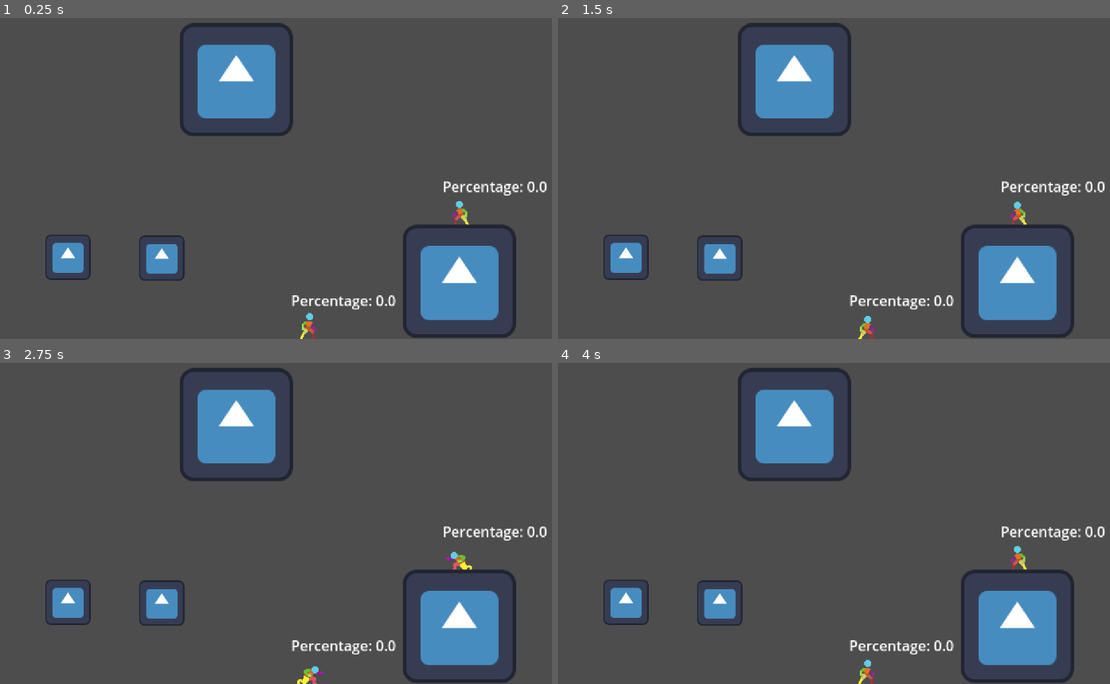
Above: before the commit, frames 1-4 (two rows, left to right).
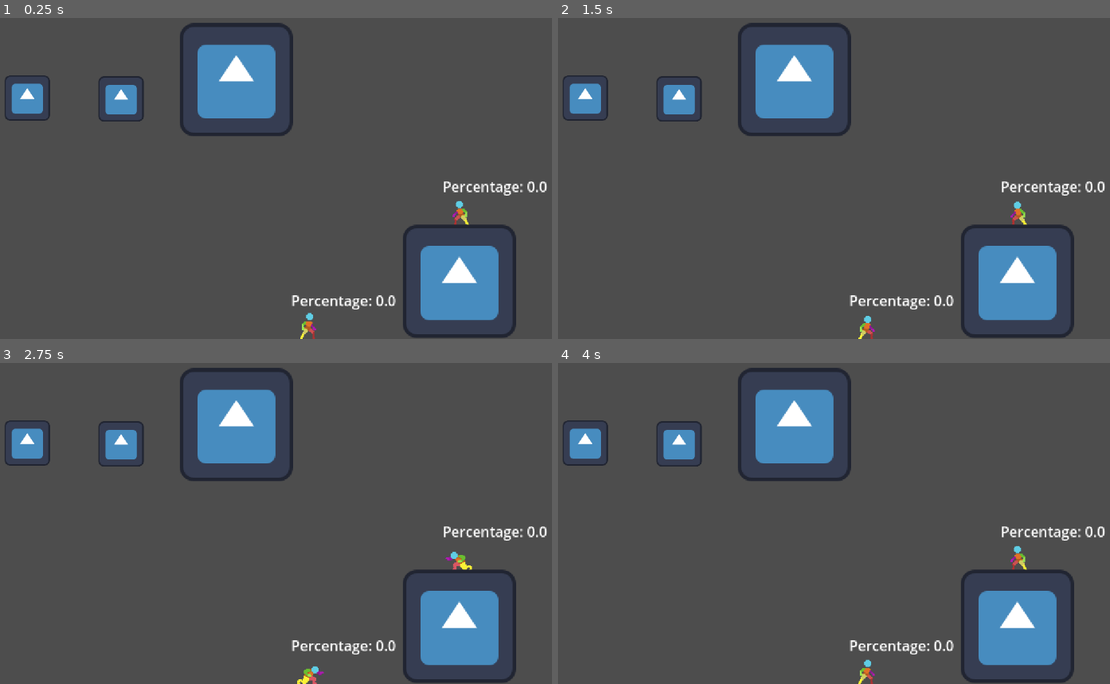
Above: after the commit, the same moments.

Repository: Super-Chess-Bros-Studios/Super-Chess-Bros
Game: Godot game, scene res://scenes/main/main.tscn
Two runs of this game, one before a commit and one after it. Both use one fixed random seed, a clock stepped at 60 frames per second and the inputs below. The engine's default icon, where the game draws it, is replaced by a stand-in: a white triangle on a blue panel in a dark square.
Inputs:
- Up to frame 1 (0.25 s): no input
- Up to frame 2 (1.5 s): tap Enter (ui_accept) at 0.5, 0.77, 1.25 s; hold Up (ui_up) from 0.53 s (still down)
- Up to frame 3 (2.75 s): tap Enter (ui_accept) at 1.52, 2 s; release Up (ui_up) at 2.03 s; hold Down (ui_down) from 2.03 s (still down)
- Up to frame 4 (4 s): tap Enter (ui_accept) at 2.75, 3.02, 3.77 s; release Down (ui_down) at 2.78 s; hold Up (ui_up) from 2.78 s (still down)

The runs differ from the first frame. In frame 1, 2.8% of the frame differs, in the area x 0-34%, y 17-82%; in frame 2, 2.8%; in frame 3, 2.8%; in frame 4, 2.8%.

Commit message:
hitfreeze on attacker. try it, it feels GOOD

Diff:
--- a/Scenes/testScene.tscn
+++ b/Scenes/testScene.tscn
@@ -70,7 +70,7 @@
 shape = SubResource("RectangleShape2D_3sglg")
 
 [node name="EvilHitbox" type="Sprite2D" parent="."]
-position = Vector2(-236.4, -92.4)
+position = Vector2(-282.4, -272.4)
 scale = Vector2(0.4, 0.4)
 texture = ExtResource("2_i052m")
 
@@ -88,7 +88,7 @@
 shape = SubResource("RectangleShape2D_sj726")
 
 [node name="EvilHitbox2" type="Sprite2D" parent="."]
-position = Vector2(-130.4, -91.4)
+position = Vector2(-176.4, -271.4)
 scale = Vector2(0.4, 0.4)
 texture = ExtResource("2_i052m")
 
--- a/scenes/characters/Test_Char.tscn
+++ b/scenes/characters/Test_Char.tscn
@@ -619,10 +619,10 @@
 tracks/2/interp = 1
 tracks/2/loop_wrap = true
 tracks/2/keys = {
-"times": PackedFloat32Array(0, 0.1, 0.2, 0.3, 0.4, 0.5, 0.6),
-"transitions": PackedFloat32Array(1, 1, 1, 1, 1, 1, 1),
-"update": 1,
-"values": [0, 1, 2, 3, 4, 5, 6]
+"times": PackedFloat32Array(0, 0.1, 0.2, 0.3),
+"transitions": PackedFloat32Array(1, 1, 1, 1),
+"update": 1,
+"values": [0, 4, 5, 6]
 }
 tracks/3/type = "method"
 tracks/3/imported = false
@@ -631,7 +631,7 @@
 tracks/3/interp = 1
 tracks/3/loop_wrap = true
 tracks/3/keys = {
-"times": PackedFloat32Array(0.7),
+"times": PackedFloat32Array(0.5),
 "transitions": PackedFloat32Array(1),
 "values": [{
 "args": [],
@@ -645,7 +645,7 @@
 tracks/4/interp = 1
 tracks/4/loop_wrap = true
 tracks/4/keys = {
-"times": PackedFloat32Array(0, 0.4, 0.5),
+"times": PackedFloat32Array(0, 0.1, 0.3),
 "transitions": PackedFloat32Array(1, 1, 1),
 "values": [{
 "args": [],
@@ -1182,6 +1182,7 @@
 texture_filter = 1
 texture = ExtResource("2_7t1rv")
 hframes = 7
+frame = 6
 
 [node name="AnimationPlayer" type="AnimationPlayer" parent="CharacterBody2D"]
 reset_on_save = false
--- a/scripts/character_scripts/hitbox.gd
+++ b/scripts/character_scripts/hitbox.gd
@@ -28,7 +28,23 @@
 
 func _init() -> void:
 	collision_layer = 2
-	collision_mask = 0
+	collision_mask = 1
+
+func _ready():
+	area_entered.connect(on_area_entered)
+
+
+#this is primarily used to trigger hitfreeze on the person attacking
+#as of now, hitfreeze on the person attacking freezes the entire game engine
+#hitfreeze on the person being hit are additional frames on top of the game engine being frozen
+func on_area_entered(hurtbox : Hurtbox) -> void:
+	#prevents hitboxes from detecting their owner
+	if hurtbox == hitbox_owner:
+		return
+	#needs to check if the hitbox belongs to a character
+	if char_attributes:
+		char_attributes.just_hit_enemy = true
+		print("just hit enemy")
 
 func default_hitbox():
 	default_collision_offset = collision_box.position.x
--- a/scripts/character_scripts/hurtbox.gd
+++ b/scripts/character_scripts/hurtbox.gd
@@ -4,7 +4,7 @@
 var char_attributes
 
 func _init() -> void:
-	collision_layer = 0
+	collision_layer = 1
 	collision_mask = 2
 
 func _ready():
--- a/scripts/character_scripts/state_machine/character_state.gd
+++ b/scripts/character_scripts/state_machine/character_state.gd
@@ -20,6 +20,11 @@
 	else:
 		sprite.set_flip_h(false)
 
+func freeze_frame(duration):
+	Engine.time_scale = 0
+	await(get_tree().create_timer(duration, true, false, true).timeout)
+	Engine.time_scale = 1
+
 #Function for entering the state
 func Enter():
 	pass
--- a/scripts/character_scripts/state_machine/states/character_attributes.gd
+++ b/scripts/character_scripts/state_machine/states/character_attributes.gd
@@ -59,3 +59,5 @@
 var hit_on_ground : bool = false
 
 var DI : Vector2 = Vector2.ZERO
+
+var just_hit_enemy = false
--- a/scripts/character_scripts/state_machine/states/test_char/test_dash_attack.gd
+++ b/scripts/character_scripts/state_machine/states/test_char/test_dash_attack.gd
@@ -17,6 +17,9 @@
 	if char_attributes.just_took_damage:
 		da_hitbox.deactivate_hitbox()
 		Transitioned.emit(self,"hitfreeze")
+	elif char_attributes.just_hit_enemy:
+		freeze_frame(0.1)
+		char_attributes.just_hit_enemy = false
 	elif !character.is_on_floor():
 		da_hitbox.deactivate_hitbox()
 		Transitioned.emit(self,"fall")
--- a/scripts/character_scripts/state_machine/states/test_char/test_hitfreeze.gd
+++ b/scripts/character_scripts/state_machine/states/test_char/test_hitfreeze.gd
@@ -48,6 +48,7 @@
 	#so you don't stay in hitstun forever
 	char_attributes.just_took_damage = false
 
+	#used to calculate the length of hitfreeze
 	knockback_force = (bkb + (percentage*kbg/20)) / char_attributes.WEIGHT
 	hitfreeze_length.start(knockback_force/hitfreeze_divisor)
 	print("hitfreeze length: ", knockback_force/hitfreeze_divisor)
--- a/scripts/character_scripts/state_machine/states/test_char/test_hitstun.gd
+++ b/scripts/character_scripts/state_machine/states/test_char/test_hitstun.gd
@@ -57,6 +57,8 @@
 
 func Physics_Update(delta):
 	#if i took damage from a hitbox that isn't in the current hitbox group
+	if Engine.time_scale == 0:
+		return
 	if char_attributes.just_took_damage and char_attributes.hitbox_group != hitbox_group:
 		Transitioned.emit(self,"hitfreeze")
 	elif hitstun_length.is_stopped():
--- a/scripts/character_scripts/state_machine/states/test_char/test_initial_dash.gd
+++ b/scripts/character_scripts/state_machine/states/test_char/test_initial_dash.gd
@@ -24,6 +24,9 @@
 	#ensures the player doesn't just run on air
 	elif !character.is_on_floor():
 		Transitioned.emit(self,"fall")
+	#dash attack input
+	elif Input.is_action_just_pressed(get_action("attack")):
+		Transitioned.emit(self,"DashAttack")
 	elif initial_dash_ended:
 		Transitioned.emit(self, "run")
 	elif Input.is_action_just_pressed(get_action("shield")) and char_attributes.can_roll:
--- a/scripts/character_scripts/state_machine/states/test_char/test_jab.gd
+++ b/scripts/character_scripts/state_machine/states/test_char/test_jab.gd
@@ -17,6 +17,9 @@
 	if char_attributes.just_took_damage:
 		jab_hitbox.deactivate_hitbox()
 		Transitioned.emit(self,"hitfreeze")
+	elif char_attributes.just_hit_enemy:
+		freeze_frame(0.2)
+		char_attributes.just_hit_enemy = false
 	elif !character.is_on_floor():
 		jab_hitbox.deactivate_hitbox()
 		Transitioned.emit(self,"fall")
